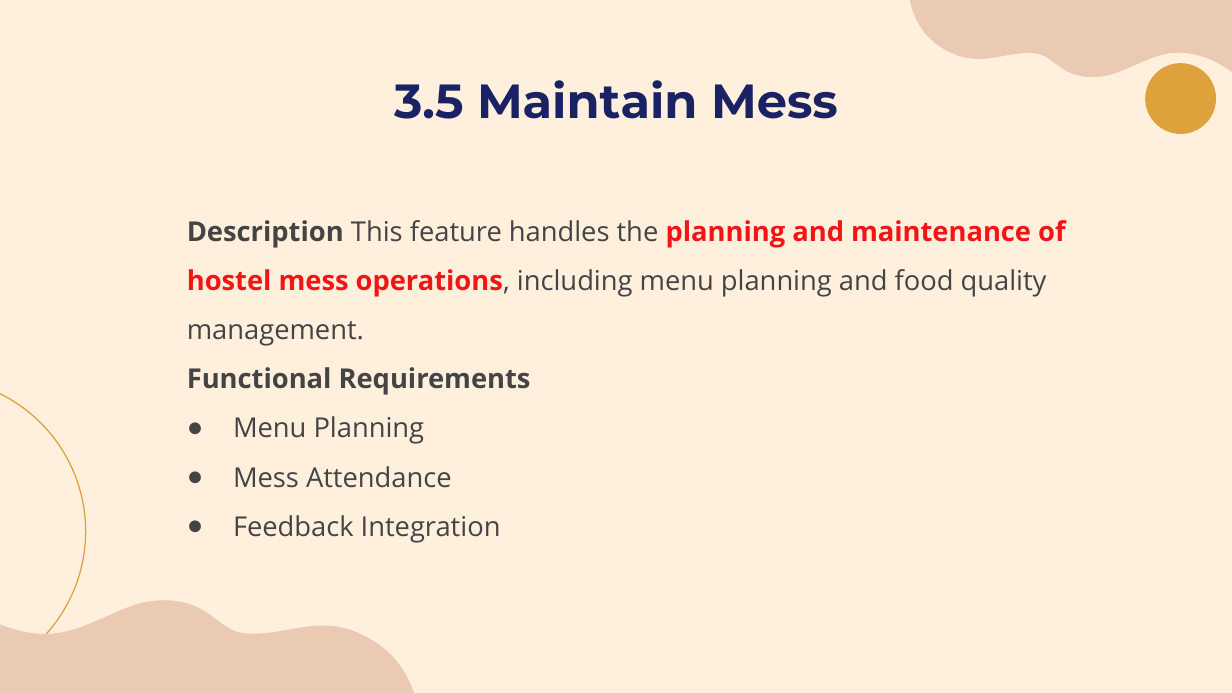
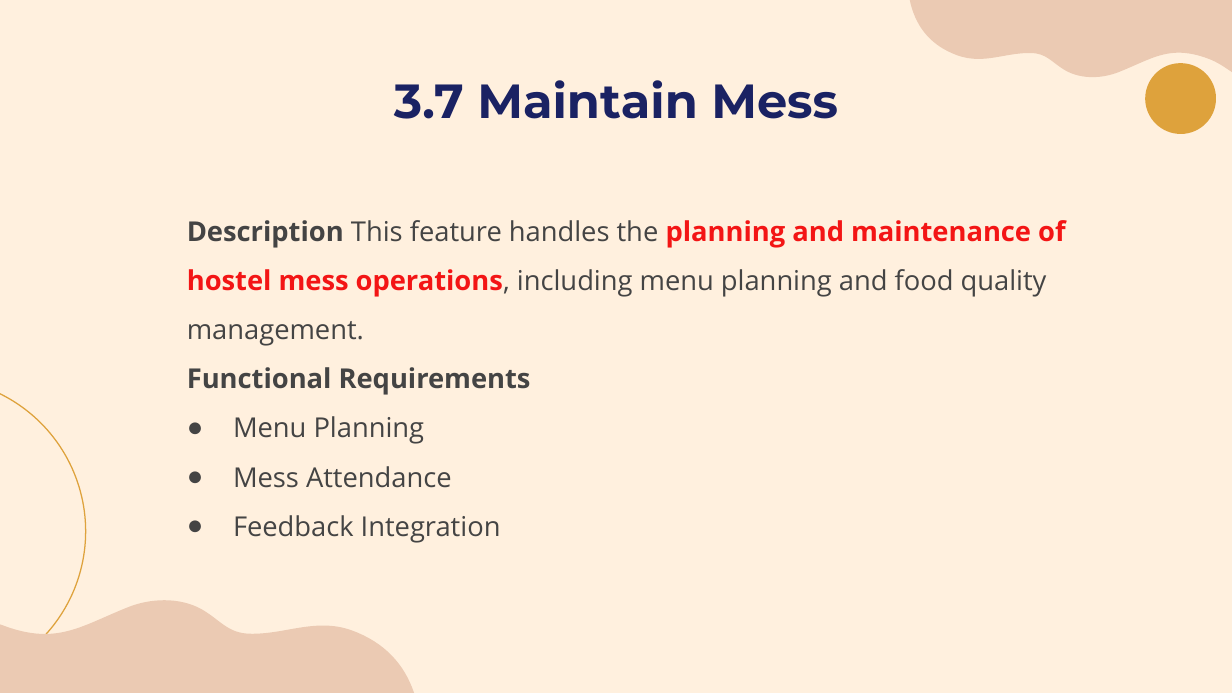
Before and after one commit to laibabintatahir/SRS-HMS, a slide deck: slide 20 of SRS.pptx (slide 17 before the commit). Drawn at 1232x693 pixels with LibreOffice and Linux fonts; fonts in the diff are those of the drawing. Boxes give left, top, right and bottom in pixels: in the first picture for what was removed or moved away, otherwise in the second. Text is boxed around its words. In the diff, an @@ line names an element or a change of style, - is before the commit and + after.

```diff
--- a/SRS.pptx
+++ b/SRS.pptx
@@ title at box(394, 80, 838, 119): text changed @@
-3.5 Maintain Mess
+3.7 Maintain Mess
```
Also in this commit, not shown: 10 other slides changed, 2 slides added, 2 slides removed, 4 other files.
